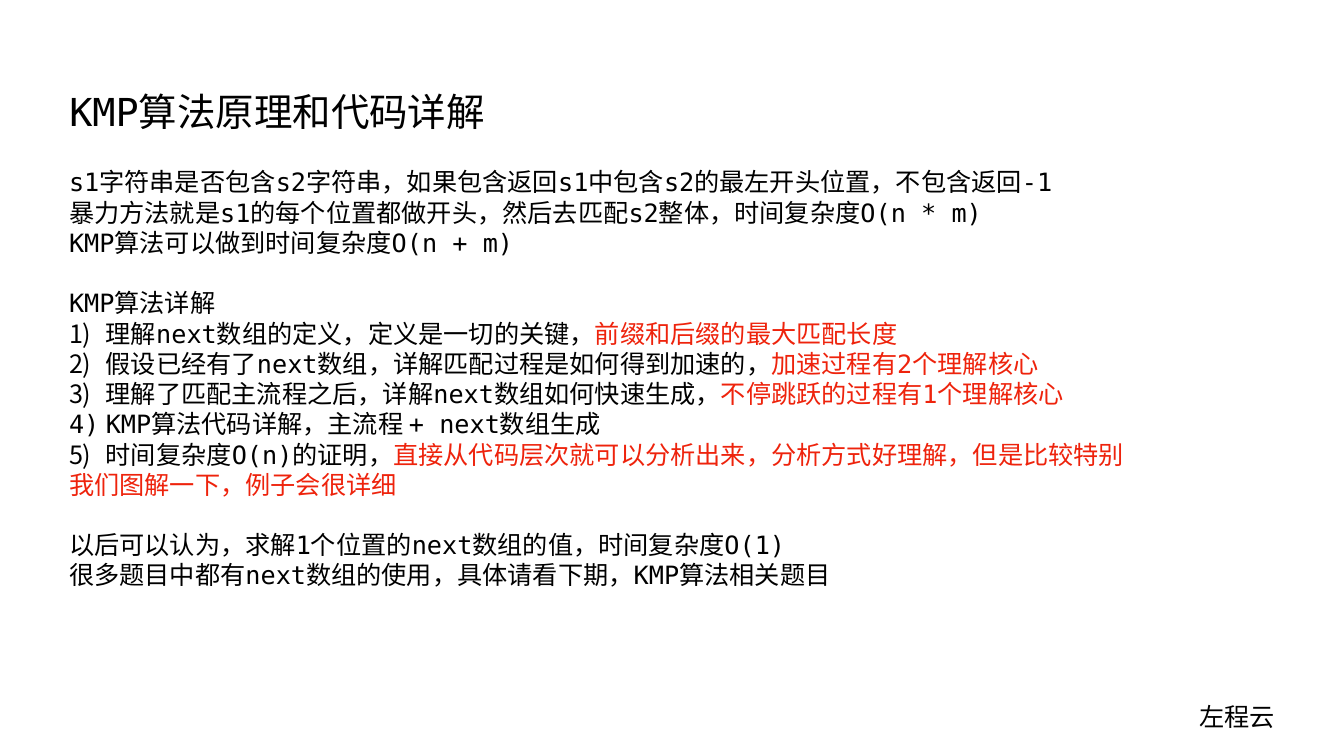
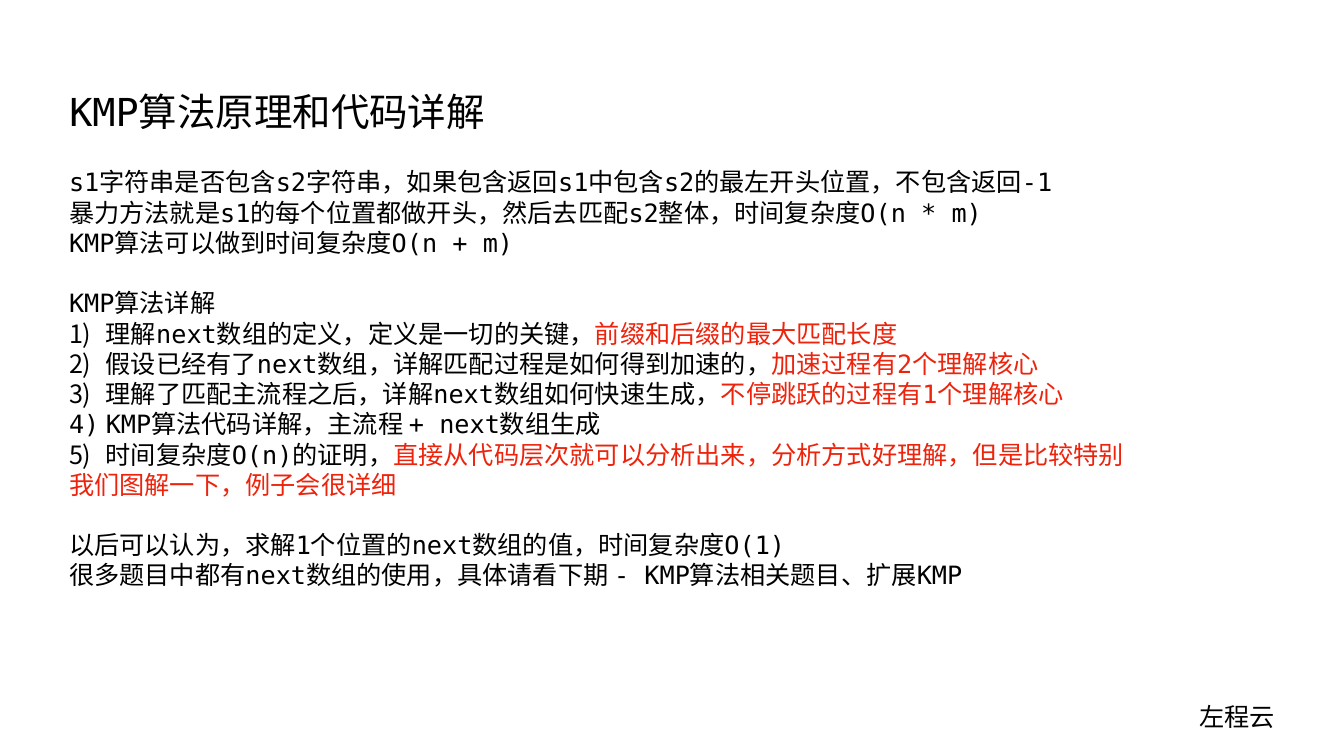
Before and after one commit to algorithmzuo/algorithm-journey, a slide deck: slide 2 of ppt/算法讲解100【扩展】 KMP算法原理和代码详解.pptx. Drawn at 1344x756 pixels with LibreOffice and Linux fonts; fonts in the diff are those of the drawing. Boxes give left, top, right and bottom in pixels: in the first picture for what was removed or moved away, otherwise in the second. Text is boxed around its words. In the diff, an @@ line names an element or a change of style, - is before the commit and + after.

```diff
--- a/ppt/算法讲解100【扩展】 KMP算法原理和代码详解.pptx
+++ b/ppt/算法讲解100【扩展】 KMP算法原理和代码详解.pptx
@@ text at [69, 562, 962, 587]: text changed @@
-很多题目中都有next数组的使用，具体请看下期，KMP算法相关题目
+很多题目中都有next数组的使用，具体请看下期 - KMP算法相关题目、扩展KMP
```
Also in this commit, not shown: 1 other slide changed, 7 other files.
